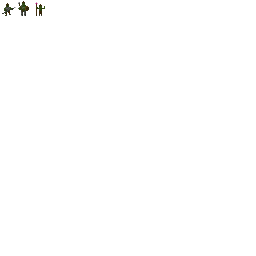
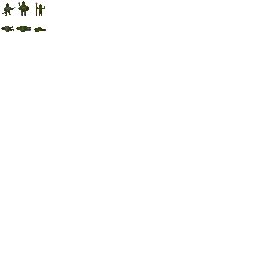
Comparing the layer stacks of the two 256px x 256px images. Changes:
painted on "Background" over [1, 4, 46, 32]
